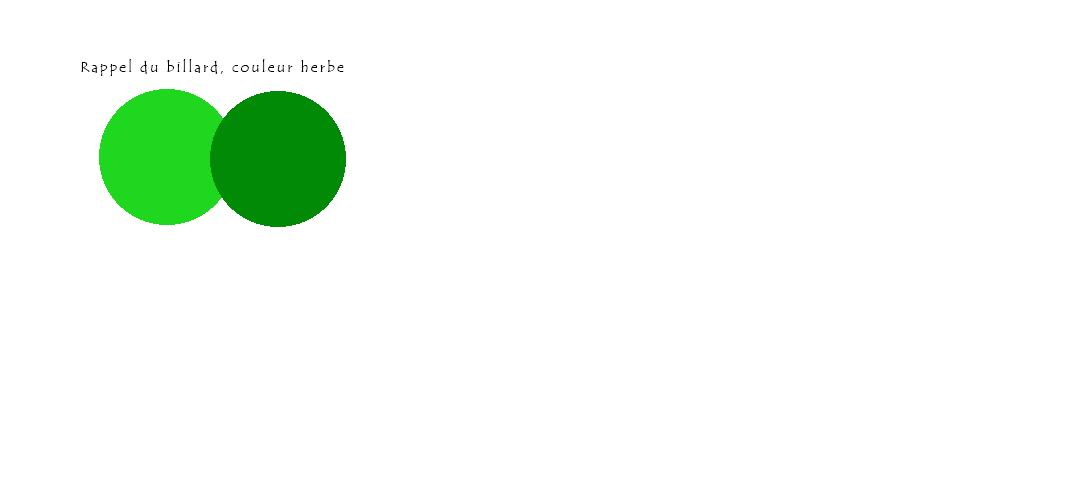
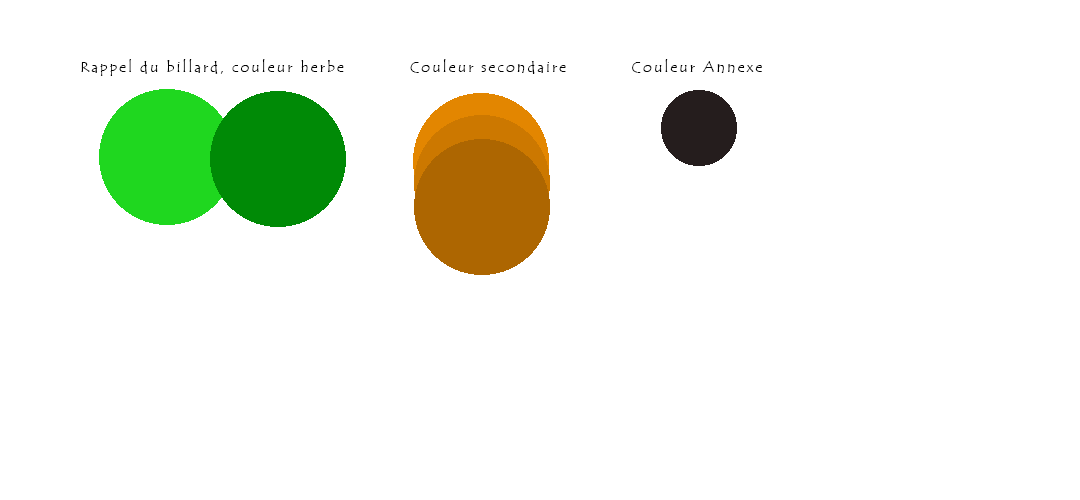
Two versions of the same layered image (1080 x 500). Layer-by-layer changes:
added layer "Couleur annexe" (1st of 2) above "Couleur secondaire" over [632, 59, 762, 73]
added layer "Couleur secondaire" (1st of 2) above "Rappel du billard, couleur herbe" over [410, 59, 566, 74]
added layer "Couleur annexe" (2nd of 2) above "Couleur secondaire" over [661, 90, 737, 166]
added layer "Couleur secondaire" (2nd of 2) above "Couleur primaire" over [413, 93, 550, 275]
